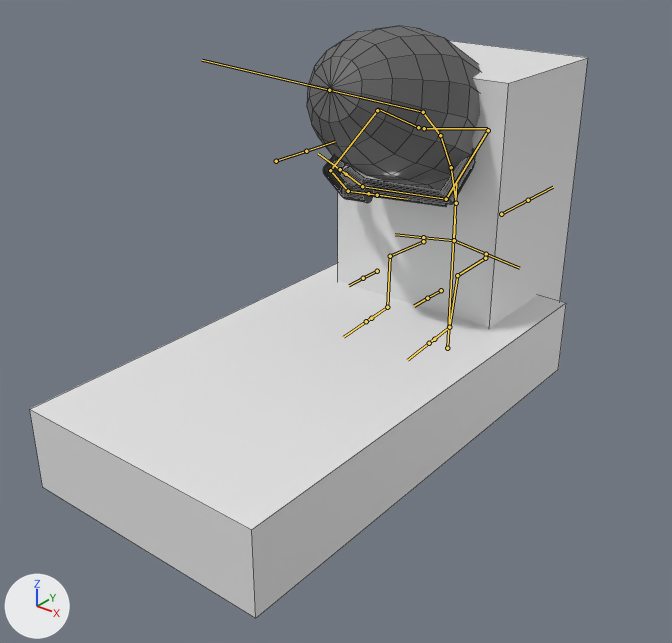
One commit to the FBX model data/player/fbx/player.fbx: the scene before it, then after it.
Rendered twice from a 50 mm lens placed at (3.1, -5.14, 3.06), pointed at (-0.44, -0.72, 0.31). Lighting does not change. The marker at lower left points along +X, +Y and +Z. Both versions are drawn at frame 1 of the action 'armature|09_wakeUp'; the numbers are the values there. The bones that bend it are drawn over the model as lines. Mesh edges are drawn as thin lines.

Names of what the first picture shows: 'CollDown', 'CollSit', 'body'.
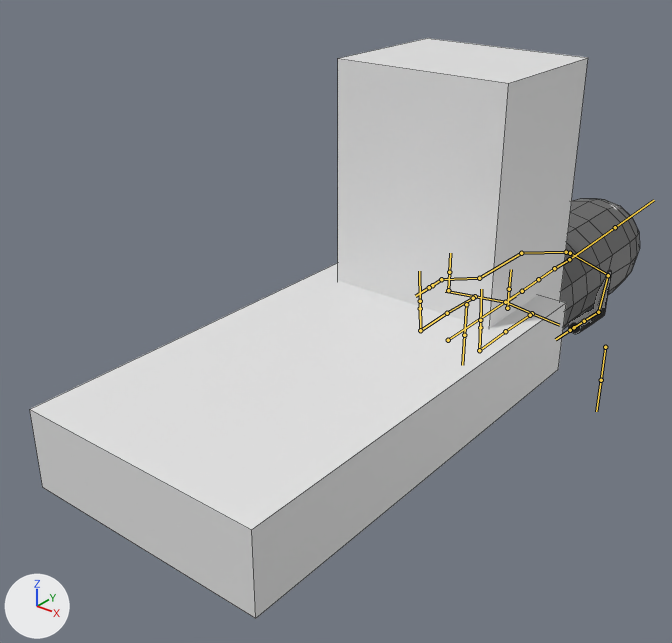
What differs and where, as boxes (x1, y1, x2, y2) in the pictures (672 x 643 px):
'body', posed: before (307, 26, 481, 207); after (560, 199, 640, 334)
bone 'root', root to tip: before (447, 348) to (456, 183); after (448, 340) to (530, 285)
bone 'spine.001', root to tip: before (456, 203) to (451, 167); after (522, 291) to (538, 279)
bone 'spine.002', root to tip: before (451, 167) to (440, 135); after (538, 279) to (554, 268)
bone 'spine.003', root to tip: before (440, 135) to (424, 114); after (554, 268) to (568, 260)
bone 'spine.004', root to tip: before (423, 112) to (329, 90); after (569, 259) to (615, 227)
bone 'upper_arm.L', root to tip: before (488, 130) to (446, 199); after (608, 275) to (598, 312)
bone 'forearm.L', root to tip: before (446, 199) to (362, 186); after (598, 312) to (584, 321)
bone 'hand.L', root to tip: before (362, 186) to (346, 174); after (584, 321) to (574, 327)
bone 'upper_arm.R', root to tip: before (377, 110) to (330, 170); after (521, 253) to (479, 278)
bone 'forearm.R', root to tip: before (330, 170) to (348, 191); after (479, 278) to (441, 279)
bone 'hand.R', root to tip: before (348, 191) to (368, 193); after (441, 279) to (432, 285)
bone 'thigh.L', root to tip: before (485, 258) to (457, 275); after (530, 315) to (505, 331)
bone 'shin.L', root to tip: before (457, 275) to (449, 327); after (505, 331) to (479, 350)
bone 'foot.L', root to tip: before (449, 327) to (434, 339); after (479, 350) to (480, 327)
bone 'thigh.R', root to tip: before (423, 241) to (390, 256); after (473, 298) to (447, 313)
bone 'shin.R', root to tip: before (390, 256) to (387, 307); after (447, 313) to (420, 330)
bone 'foot.R', root to tip: before (387, 307) to (371, 318); after (420, 330) to (420, 308)

The change, as a diff of the scene's bpy script:
```diff
--- a/data/player/fbx/player.fbx.py
+++ b/data/player/fbx/player.fbx.py
@@ bone_root @@
 bone_root = bpy.data.objects['armature'].pose.bones['root']
-bone_root.location = (0.0, -0.066, 0.001)
-bone_root.rotation_quaternion = (1.0, 0.0, 0.0, 0.0)  # degrees (0, 0, 0)
+bone_root.location = (0.0, 0.0, 0.0)
+bone_root.rotation_quaternion = (0.707, -0.707, 0.0, 0.0)  # degrees (-90, 0, 0)
@@ bone_spine_001 @@
 bone_spine_001 = bpy.data.objects['armature'].pose.bones['spine.001']  # child of 'spine'
-bone_spine_001.rotation_quaternion = (0.989, 0.147, 0.0, 0.0)  # degrees (17, 0, 0)
+bone_spine_001.rotation_quaternion = (1.0, 0.0, 0.0, 0.0)  # degrees (0, 0, 0)
@@ bone_spine_002 @@
 bone_spine_002 = bpy.data.objects['armature'].pose.bones['spine.002']  # child of 'spine.001'
-bone_spine_002.rotation_quaternion = (0.994, 0.113, 0.0, 0.0)  # degrees (13, 0, 0)
+bone_spine_002.rotation_quaternion = (1.0, 0.0, 0.0, 0.0)  # degrees (0, 0, 0)
@@ bone_spine_003 @@
 bone_spine_003 = bpy.data.objects['armature'].pose.bones['spine.003']  # child of 'spine.002'
-bone_spine_003.rotation_quaternion = (0.985, 0.174, 0.0, 0.0)  # degrees (20, 0, 0)
+bone_spine_003.rotation_quaternion = (1.0, 0.0, 0.0, 0.0)  # degrees (0, 0, 0)
@@ bone_spine_004 @@
 bone_spine_004 = bpy.data.objects['armature'].pose.bones['spine.004']  # child of 'spine.003'
-bone_spine_004.rotation_quaternion = (0.983, 0.183, 0.0, 0.0)  # degrees (21, 0, 0)
+bone_spine_004.rotation_quaternion = (1.0, 0.0, 0.0, 0.0)  # degrees (0, 0, 0)
@@ bone_upper_arm_l @@
 bone_upper_arm_l = bpy.data.objects['armature'].pose.bones['upper_arm.L']  # child of 'shoulder.L'
-bone_upper_arm_l.rotation_quaternion = (0.679, 0.725, -0.079, 0.085)  # degrees (94, -13, 0)
+bone_upper_arm_l.rotation_quaternion = (0.785, 0.019, 0.165, -0.597)  # degrees (-10, 16, -76)
@@ bone_forearm_l @@
 bone_forearm_l = bpy.data.objects['armature'].pose.bones['forearm.L']  # child of 'upper_arm.L'
-bone_forearm_l.rotation_quaternion = (0.81, 0.578, -0.009, 0.099)  # degrees (70, -7, 9)
+bone_forearm_l.rotation_quaternion = (0.968, 0.249, 0.0, -0.022)  # degrees (29, 1, -2)
@@ bone_hand_l @@
 bone_hand_l = bpy.data.objects['armature'].pose.bones['hand.L']  # child of 'forearm.L'
-bone_hand_l.rotation_quaternion = (0.812, 0.203, -0.502, -0.216)  # degrees (53, -47, -54)
+bone_hand_l.rotation_quaternion = (0.978, -0.116, -0.125, -0.122)  # degrees (-12, -16, -13)
@@ bone_upper_arm_r @@
 bone_upper_arm_r = bpy.data.objects['armature'].pose.bones['upper_arm.R']  # child of 'shoulder.R'
-bone_upper_arm_r.rotation_quaternion = (0.751, 0.643, 0.145, -0.037)  # degrees (82, 15, 8)
+bone_upper_arm_r.rotation_quaternion = (0.786, 0.018, -0.163, 0.595)  # degrees (-10, -16, 76)
@@ bone_forearm_r @@
 bone_forearm_r = bpy.data.objects['armature'].pose.bones['forearm.R']  # child of 'upper_arm.R'
-bone_forearm_r.rotation_quaternion = (0.81, 0.576, 0.016, -0.108)  # degrees (70, 9, -9)
+bone_forearm_r.rotation_quaternion = (0.967, 0.252, 0.0, 0.027)  # degrees (29, -1, 3)
@@ bone_hand_r @@
 bone_hand_r = bpy.data.objects['armature'].pose.bones['hand.R']  # child of 'forearm.R'
-bone_hand_r.rotation_quaternion = (0.82, 0.165, 0.472, 0.278)  # degrees (47, 43, 57)
+bone_hand_r.rotation_quaternion = (0.978, -0.117, 0.126, 0.12)  # degrees (-12, 16, 12)
@@ bone_thigh_l @@
 bone_thigh_l = bpy.data.objects['armature'].pose.bones['thigh.L']  # child of 'spine'
-bone_thigh_l.rotation_quaternion = (0.708, -0.706, -0.013, -0.012)  # degrees (-90, -2, 0)
+bone_thigh_l.rotation_quaternion = (1.0, 0.0, 0.003, 0.0)  # degrees (0, 0, 0)
@@ bone_shin_l @@
 bone_shin_l = bpy.data.objects['armature'].pose.bones['shin.L']  # child of 'thigh.L'
-bone_shin_l.rotation_quaternion = (0.747, 0.664, 0.0, 0.044)  # degrees (83, -3, 4)
+bone_shin_l.rotation_quaternion = (1.0, 0.0, 0.0, 0.0)  # degrees (0, 0, 0)
@@ bone_foot_l @@
 bone_foot_l = bpy.data.objects['armature'].pose.bones['foot.L']  # child of 'shin.L'
-bone_foot_l.rotation_quaternion = (0.998, 0.051, 0.022, -0.026)  # degrees (6, 3, -3)
+bone_foot_l.rotation_quaternion = (1.0, -0.001, 0.0, -0.003)  # degrees (0, 0, 0)
@@ bone_thigh_r @@
 bone_thigh_r = bpy.data.objects['armature'].pose.bones['thigh.R']  # child of 'spine'
-bone_thigh_r.rotation_quaternion = (0.708, -0.706, 0.013, 0.012)  # degrees (-90, 2, 0)
+bone_thigh_r.rotation_quaternion = (1.0, 0.0, -0.003, 0.0)  # degrees (0, 0, 0)
@@ bone_shin_r @@
 bone_shin_r = bpy.data.objects['armature'].pose.bones['shin.R']  # child of 'thigh.R'
-bone_shin_r.rotation_quaternion = (0.747, 0.664, 0.0, -0.044)  # degrees (83, 3, -4)
+bone_shin_r.rotation_quaternion = (1.0, 0.0, 0.0, 0.0)  # degrees (0, 0, 0)
@@ bone_foot_r @@
 bone_foot_r = bpy.data.objects['armature'].pose.bones['foot.R']  # child of 'shin.R'
-bone_foot_r.rotation_quaternion = (0.998, 0.051, -0.022, 0.026)  # degrees (6, -3, 3)
+bone_foot_r.rotation_quaternion = (1.0, -0.001, 0.0, 0.003)  # degrees (0, 0, 0)
```
